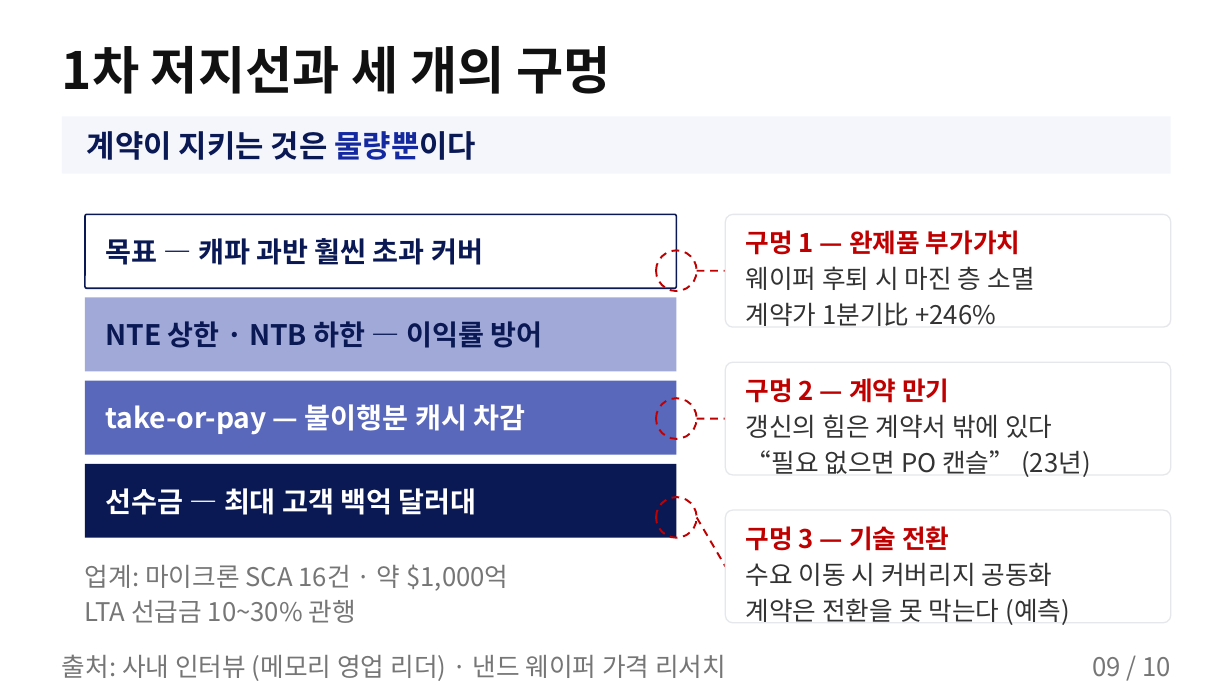
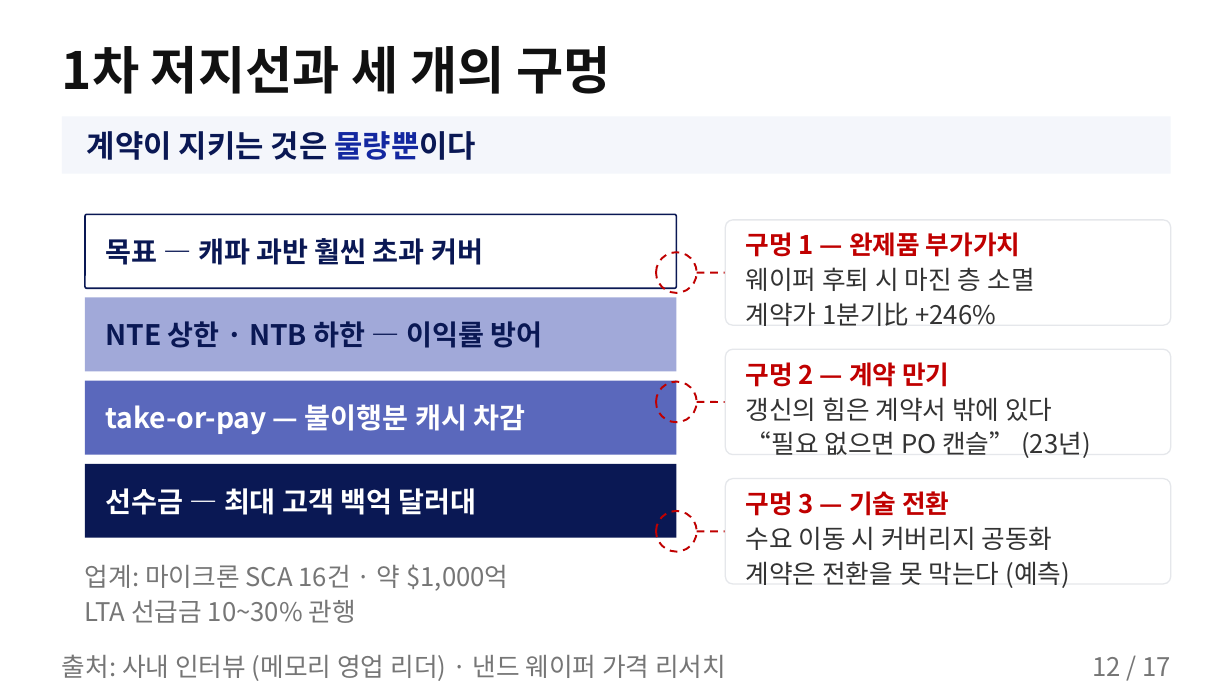
Before and after one commit to k31001/action-learning, a slide deck: slide 12 of outputs/presentation/storyline-common-overview.pptx (slide 9 before the commit). Drawn at 1232x693 pixels with LibreOffice and Linux fonts; fonts in the diff are those of the drawing. Boxes give left, top, right and bottom in pixels: in the first picture for what was removed or moved away, otherwise in the second. Text is boxed around its words. In the diff, an @@ line names an element or a change of style, - is before the commit and + after.

```diff
--- a/outputs/presentation/storyline-common-overview.pptx
+++ b/outputs/presentation/storyline-common-overview.pptx
@@ rounded rectangle: place and size @@
-rounded rectangle at [726,214,1171,327]
+rounded rectangle at [726,220,1171,325]
@@ rounded rectangle: place and size @@
-rounded rectangle at [726,362,1171,475]
+rounded rectangle at [726,349,1171,455]
@@ 1 text, 1 ellipse, 1 line: place and size @@
-1 text, 1 ellipse, 1 line at [656,378,949,439]
+1 text, 1 ellipse, 1 line at [656,362,949,422]
@@ text "갱신의 힘은 계약서 밖에 있다": place and size @@
-text "갱신의 힘은 계약서 밖에 있다" at [746,414,1091,477]
+text "갱신의 힘은 계약서 밖에 있다" at [746,397,1091,458]
@@ proportions changed in 3 elements at [726,220,1171,325], [726,349,1171,455], [726,479,1171,584] @@
@@ rounded rectangle: place and size @@
-rounded rectangle at [726,510,1171,623]
+rounded rectangle at [726,479,1171,584]
@@ text "구멍 3 — 기술 전환": place and size @@
-text "구멍 3 — 기술 전환" at [746,526,949,551]
+text "구멍 3 — 기술 전환" at [746,491,949,516]
@@ ellipse: place and size @@
-ellipse at [656,497,697,538]
+ellipse at [656,511,697,552]
@@ line moved from (697, 518) - (726, 567) to (697, 531) - (726, 531) @@
@@ line spacing 1.15 to 1.12 in 3 elements at [746,267,1034,326], [746,397,1091,458], [746,526,1070,588] @@
@@ text "수요 이동 시 커버리지 공동화": place and size @@
-text "수요 이동 시 커버리지 공동화" at [746,562,1070,625]
+text "수요 이동 시 커버리지 공동화" at [746,526,1070,588]
@@ text at [1092,657,1171,676]: text changed @@
-09 / 10
+12 / 17
```
Also in this commit, not shown: 8 other slides changed, 7 slides added, 4 other files.
